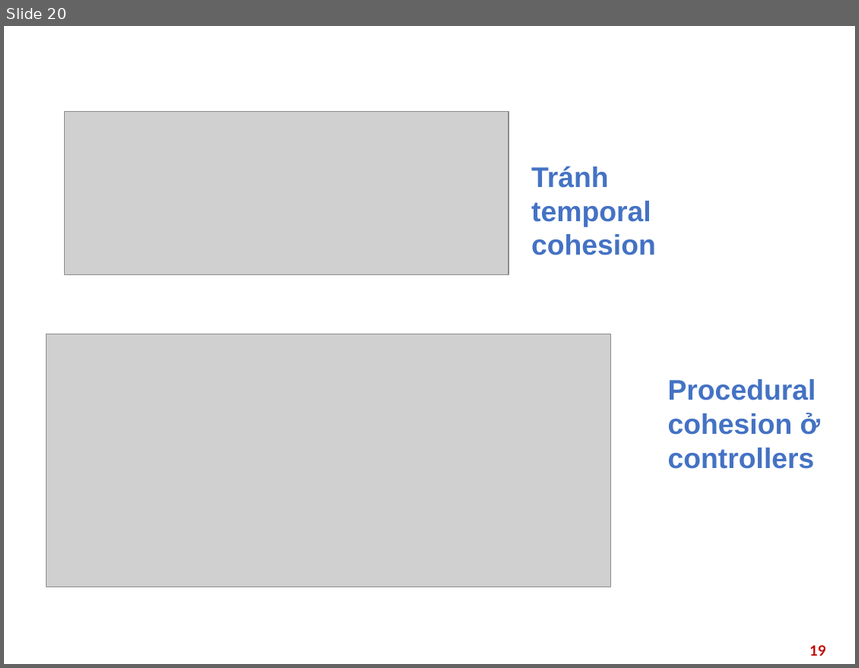
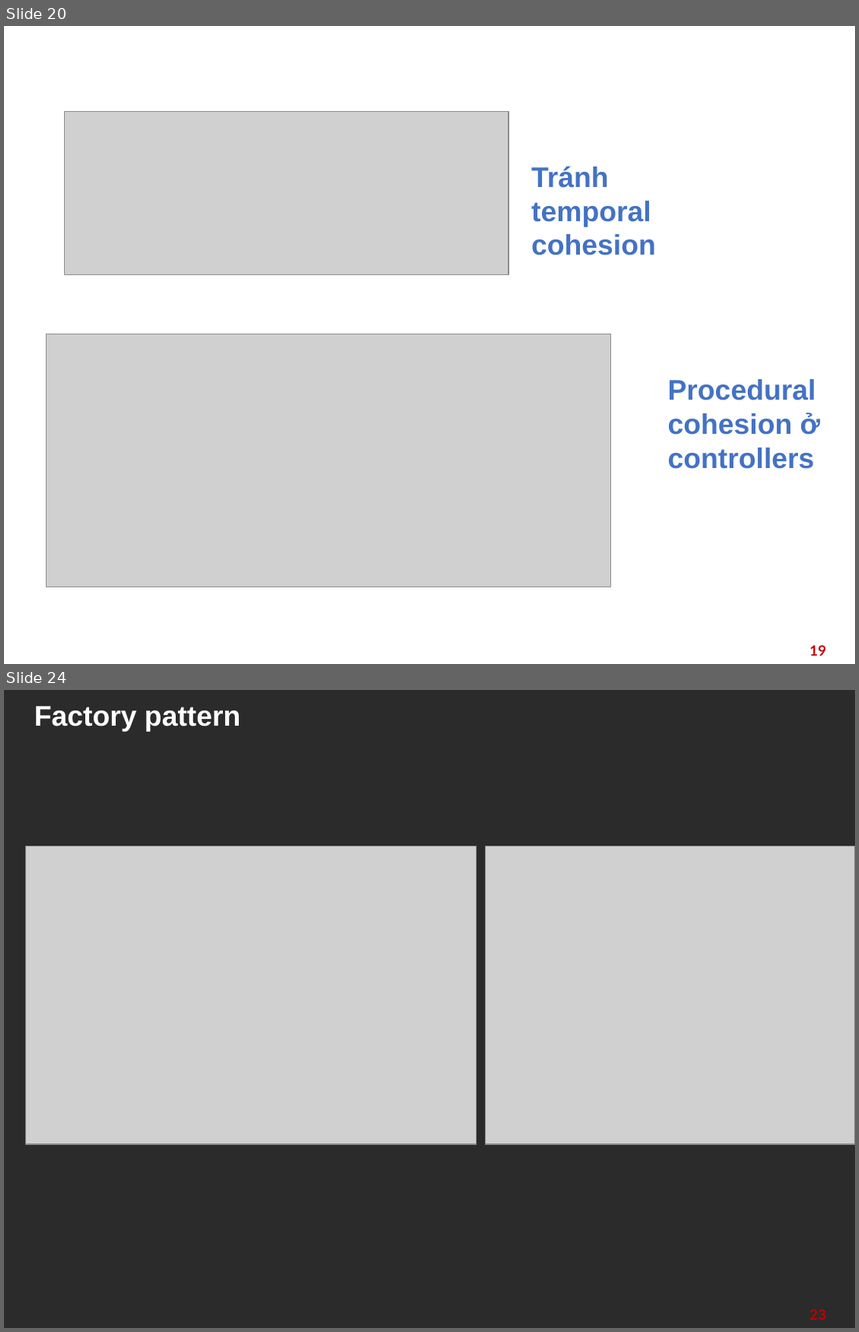
Before and after one commit to Tahuubinh/Capstone_TKXDPM.20221_Group-7-, a slide deck: Report/Báo cáo bài tập lớn.pptx. Shown one above the other, each under a label of ours: slide 20 before the commit, slides 20 and 24 after it; the slides between them are not shown. The pictures are 859x668 and 859x1332 pixels, drawn with LibreOffice and Linux fonts; fonts in the diff are those of the drawing; grey boxes stand for pictures; background and template pictures are left out; a plain dark background stands for a picture behind light text. Boxes give left, top, right and bottom in pixels: in the first picture for what was removed or moved away, otherwise in the second. Text is boxed around its words. In the diff, an @@ line names an element or a change of style, - is before the commit and + after.

Commit message:
add design pattern

```diff
--- a/Report/Báo cáo bài tập lớn.pptx
+++ b/Report/Báo cáo bài tập lớn.pptx
@@ slide 24 added at <box>4,690,855,1328</box>, background picture (left out) @@
@@ title added at <box>34,706,240,732</box>, 24 pt, text #FFFFFF, bold @@
+Factory pattern
@@ picture added at <box>26,846,477,1144</box> @@
@@ picture added at <box>486,846,855,1144</box> @@
@@ page number added at <box>810,1309,826,1320</box>, 12 pt, text #C00000, bold @@
+23
```
Also in this commit, not shown: 2 slides changed, 3 other slides added, 4 other files.
